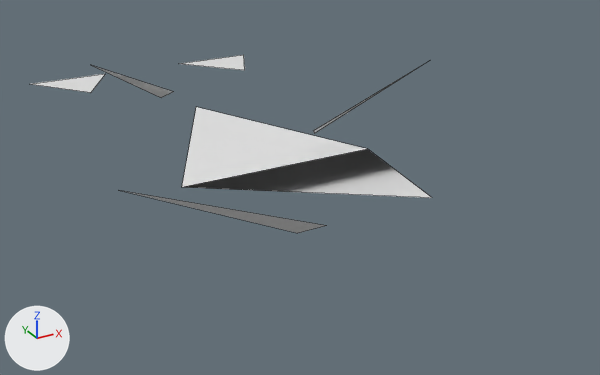
One commit to the OBJ model GameData/Meshes/Designs/voidborn/voidborn_gunship_mk2_23.obj: the scene before it, then after it.
The view is the same before and after, from a 50 mm camera at (-3.06, -5.92, 2.73) aimed at (0.09, -0.19, -0.14). Every picture has the same lights, and +X, +Y and +Z are marked at lower left. The first picture is the older version. Mesh edges are drawn as thin lines. Where no turn or scale is listed for an object, it has been applied to the vertices. Vertices at exactly the same position are counted once.

In view in the first picture: 'voidborn_gunship_mk2_23'.
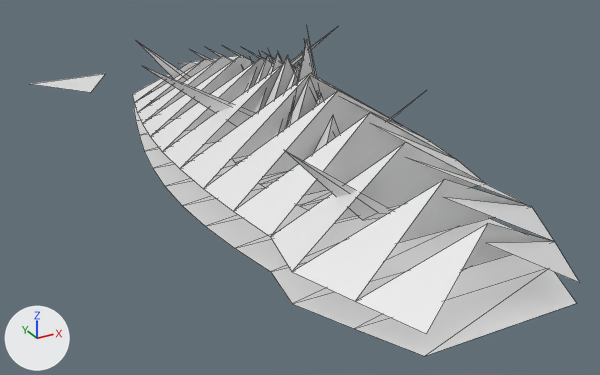
Changed parts and their boxes (x1, y1, x2, y2) in the pictures (600 x 375 px):
'voidborn_gunship_mk2_23', reshaped (37% wider, 84% taller)
    before: (32, 55, 432, 233)
    after: (32, 28, 579, 356)
part 1 of me_voidborn_gunship_mk2_23, rebuilt (78% wider, 213% taller)
    before: (182, 107, 432, 198)
    after: (133, 47, 579, 334)
part 2 of me_voidborn_gunship_mk2_23, deleted
    before: (120, 190, 326, 233)
part 3 of me_voidborn_gunship_mk2_23, deleted
    before: (92, 65, 173, 98)
part 4 of me_voidborn_gunship_mk2_23, deleted
    before: (314, 65, 422, 133)
part 5 of me_voidborn_gunship_mk2_23, added
    after: (134, 28, 576, 356)

Patch to the scene script:
```diff
--- a/GameData/Meshes/Designs/voidborn/voidborn_gunship_mk2_23.obj.py
+++ b/GameData/Meshes/Designs/voidborn/voidborn_gunship_mk2_23.obj.py
@@ me_voidborn_gunship_mk2_23 @@
 # used by ob_voidborn_gunship_mk2_23; location = (0.0, 0.0, 0.0)
-me_voidborn_gunship_mk2_23.from_pydata(...)  # 19 vertices, 7 faces; spans x -1.9..1.52, y -2.1..3.59, z 0.0..0.86
+me_voidborn_gunship_mk2_23.from_pydata(...)  # 200 vertices, 152 faces; spans x -1.35..1.35, y -2.86..3.59, z 0.0..1.33
+# me_voidborn_gunship_mk2_23 part 1: the loose piece of 4 vertices spanning x -0.9..0.9, y -2.1..1.89, z 0.0..0.54 is rebuilt with 50 vertices and now spans x -1.03..1.03, y -2.86..2.19, z 0.15..0.96
+# me_voidborn_gunship_mk2_23 part 2: the loose piece of 3 vertices spanning x -1.9..-0.48, y -1.73..-1.44, z 0.14..0.86 is deleted
+# me_voidborn_gunship_mk2_23 part 3: the loose piece of 3 vertices spanning x -1.13..-0.28, y 1.64..1.93, z 0.14..0.66 is deleted
+# me_voidborn_gunship_mk2_23 part 4: the loose piece of 3 vertices spanning x 0.38..1.52, y -0.04..0.25, z 0.14..0.76 is deleted
+# me_voidborn_gunship_mk2_23 part 5
+# 124 vertices are added at x -1.22..1.03, y -2.86..2.19, z 0.0..1.33
+# 14 new vertices lie (0.38, 0.0, 0.0) away from vertices in x -0.19, y -0.97..0.81, z 0.0..0.39
+# 6 new vertices lie (0.64, 0.0, 0.0) away from vertices in x -0.32, y -0.26..0.1, z 0.0..0.33
+# 114 new faces join them
```
